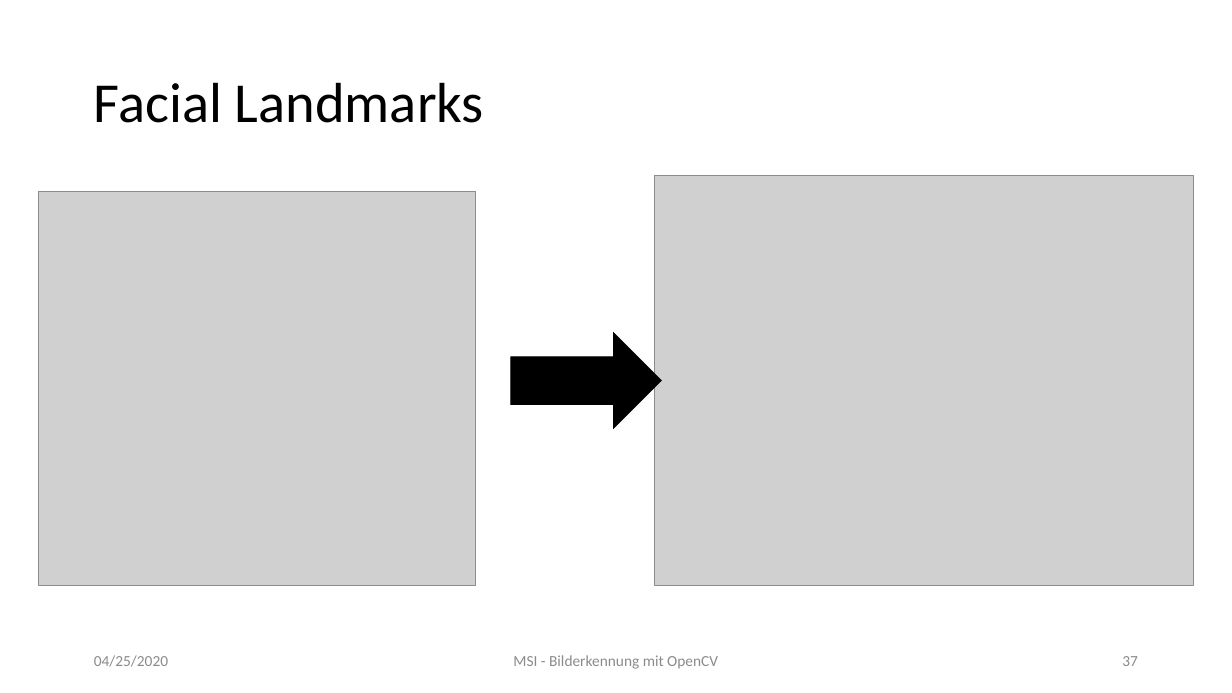
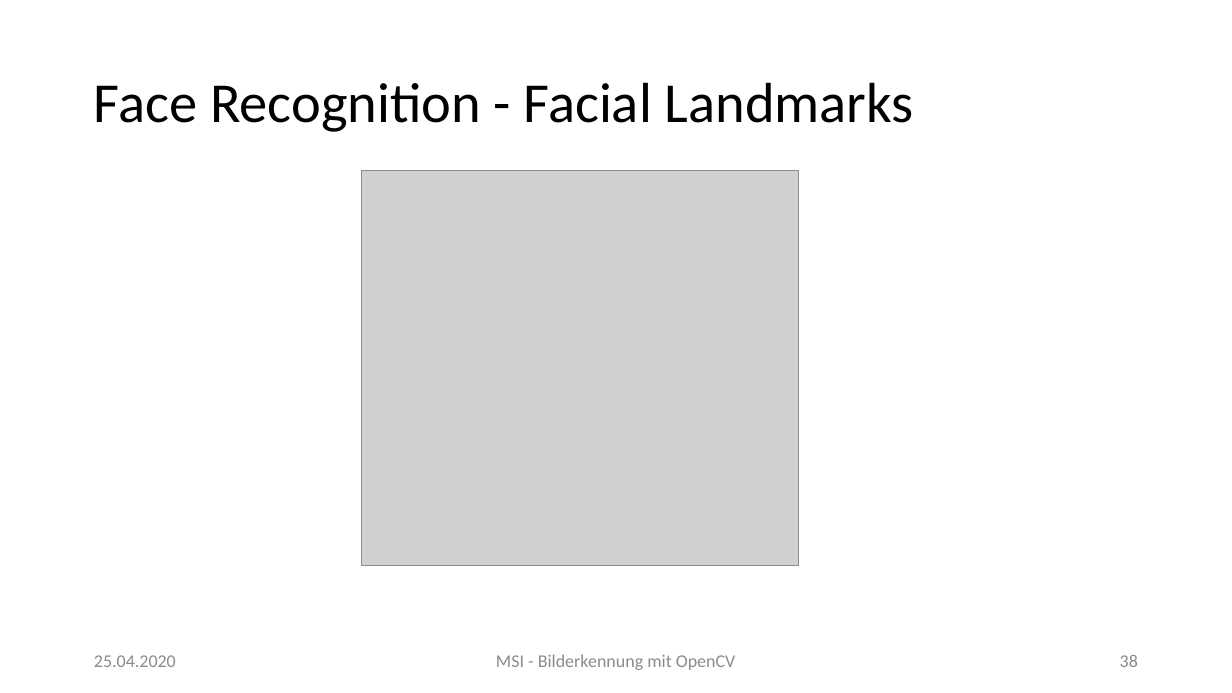
Before and after one commit to MarkusClln/MSI, a slide deck: slide 38 of Bilderkennung mit OpenCV.pptx (slide 37 before the commit). Drawn at 1232x693 pixels with LibreOffice and Linux fonts; fonts in the diff are those of the drawing; grey boxes stand for pictures. Boxes give left, top, right and bottom in pixels: in the first picture for what was removed or moved away, otherwise in the second. Text is boxed around its words. In the diff, an @@ line names an element or a change of style, - is before the commit and + after.

```diff
--- a/Bilderkennung mit OpenCV.pptx
+++ b/Bilderkennung mit OpenCV.pptx
@@ title at <box>94,82,914,132</box>: text changed @@
-Facial Landmarks
+Face Recognition - Facial Landmarks
@@ picture: place and size @@
-picture at <box>39,191,476,586</box>
+picture at <box>362,171,799,566</box>
@@ picture removed at <box>655,176,1193,586</box> @@
@@ right arrow removed at <box>511,334,661,428</box> @@
@@ text at <box>94,655,176,667</box>: text changed; size 12 to 14 pt @@
-04/25/2020
+25.04.2020
@@ text "MSI - Bilderkennung mit OpenCV" at <box>496,654,736,670</box>: size 12 to 14 pt @@
@@ page number at <box>1120,655,1138,667</box>: text changed; size 12 to 14 pt @@
-37
+38
```
Also in this commit, not shown: 46 other slides changed, 4 slides added, 3 other files.
